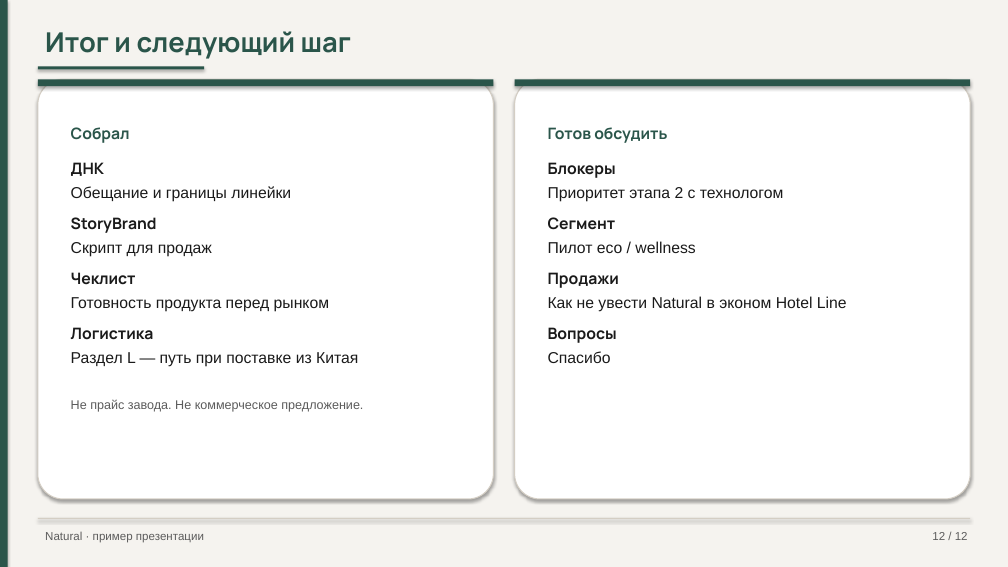
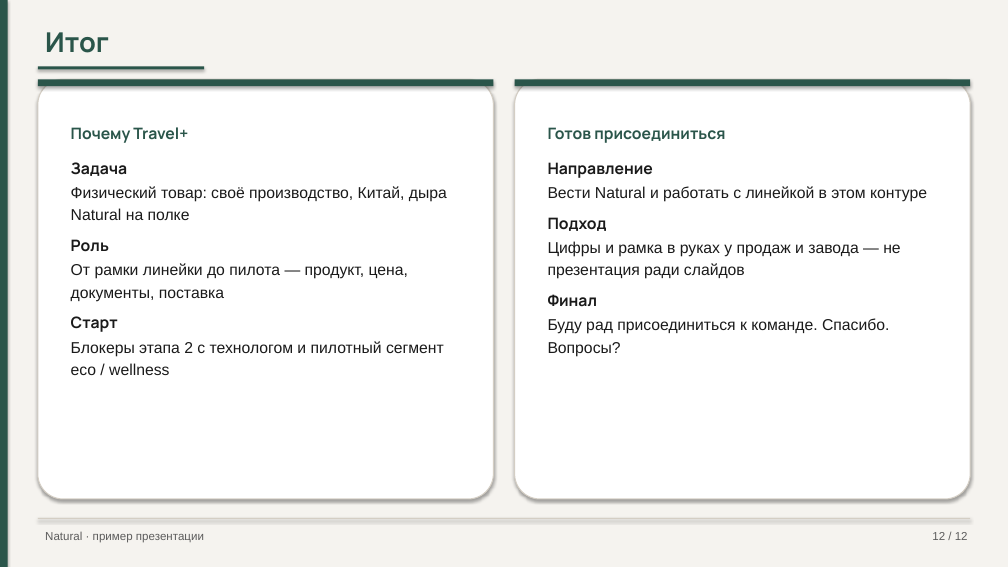
Before and after one commit to pagasbot-coder/Banya-Digital, a slide deck: slide 12 of knowledge-base/presentation-travelplus-interview.pptx. Drawn at 1008x567 pixels with LibreOffice and Linux fonts; fonts in the diff are those of the drawing. Boxes give left, top, right and bottom in pixels: in the first picture for what was removed or moved away, otherwise in the second. Text is boxed around its words. In the diff, an @@ line names an element or a change of style, - is before the commit and + after.

```diff
--- a/knowledge-base/presentation-travelplus-interview.pptx
+++ b/knowledge-base/presentation-travelplus-interview.pptx
@@ text at box(45, 32, 109, 53): text changed @@
-Итог и следующий шаг
+Итог
@@ text at box(71, 127, 447, 375): text changed @@
-Собрал
-ДНК
-Обещание и границы линейки
-StoryBrand
-Скрипт для продаж
-Чеклист
-Готовность продукта перед рынком
-Логистика
-Раздел L — путь при поставке из Китая
-Не прайс завода. Не коммерческое предложение.
+Почему Travel+
+Задача
+Физический товар: своё производство, Китай, дыра Natural на полке
+Роль
+От рамки линейки до пилота — продукт, цена, документы, поставка
+Старт
+Блокеры этапа 2 с технологом и пилотный сегмент eco / wellness
@@ text at box(548, 127, 927, 357): text changed @@
-Готов обсудить
-Блокеры
-Приоритет этапа 2 с технологом
-Сегмент
-Пилот eco / wellness
-Продажи
-Как не увести Natural в эконом Hotel Line
-Вопросы
-Спасибо
+Готов присоединиться
+Направление
+Вести Natural и работать с линейкой в этом контуре
+Подход
+Цифры и рамка в руках у продаж и завода — не презентация ради слайдов
+Финал
+Буду рад присоединиться к команде. Спасибо. Вопросы?
```
Also in this commit, not shown: 1 slide added, 1 slide removed, 3 other files.
